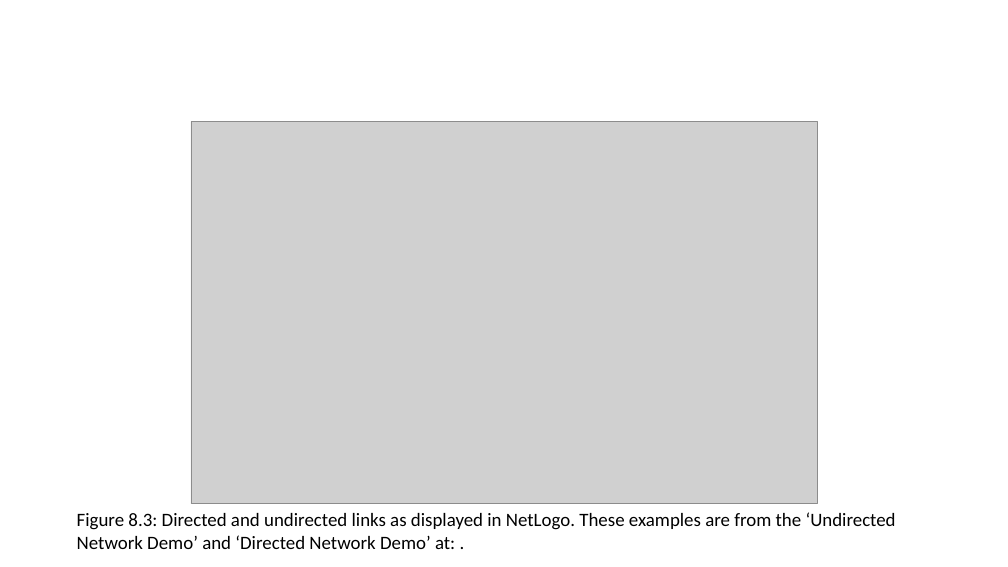
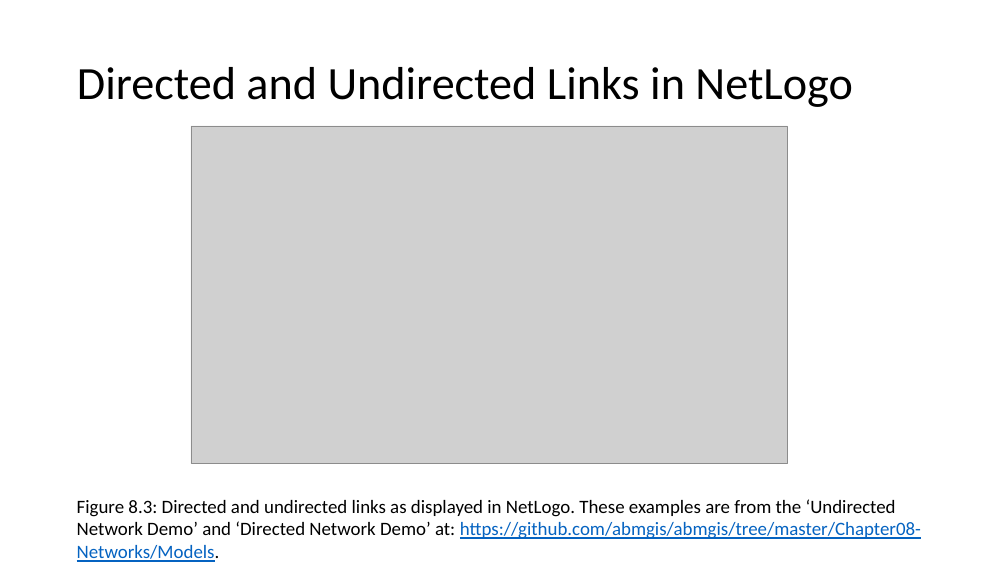
Before and after one commit to abmgis/abmgis, a slide deck: slide 8 of Chapter08-Networks/Chapter8.pptx (slide 5 before the commit). Drawn at 1008x567 pixels with LibreOffice and Linux fonts; fonts in the diff are those of the drawing; grey boxes stand for pictures. Boxes give left, top, right and bottom in pixels: in the first picture for what was removed or moved away, otherwise in the second. Text is boxed around its words. In the diff, an @@ line names an element or a change of style, - is before the commit and + after.

Commit message:
added networks model

```diff
--- a/Chapter08-Networks/Chapter8.pptx
+++ b/Chapter08-Networks/Chapter8.pptx
@@ title added at <box>77,67,853,107</box>, 44 pt, text #000000 @@
+Directed and Undirected Links in NetLogo
@@ picture: place and size @@
-picture at <box>191,121,817,504</box>
+picture at <box>191,126,788,464</box>
@@ text at <box>77,499,921,562</box>: text changed @@
-Figure 8.3: Directed and undirected links as displayed in NetLogo. These examples are from the ‘Undirected Network Demo’ and ‘Directed Network Demo’ at: .
+Figure 8.3: Directed and undirected links as displayed in NetLogo. These examples are from the ‘Undirected Network Demo’ and ‘Directed Network Demo’ at: https://github.com/abmgis/abmgis/tree/master/Chapter08-Networks/Models.
```
Also in this commit, not shown: 9 slides added, 3 other files.
